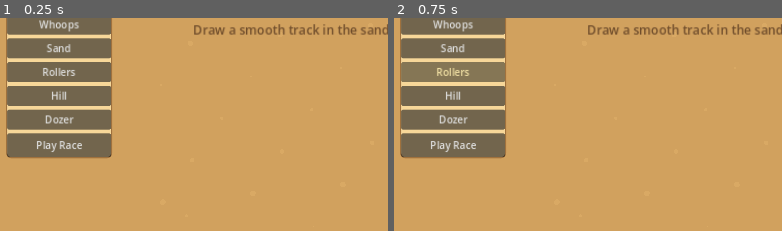
Above: before the commit, frames 1-2 (left to right).
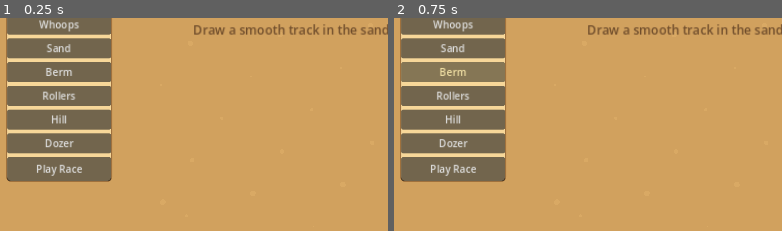
Above: after the commit, the same moments.

Repository: BuiltByLegacy/Sandbox-Moto
Game: Godot game, scene res://scenes/Main.tscn
Same seed, same stepped clock (60 frames per second), same inputs: the game is played once before the commit and once after it.
Inputs (mouse positions are % of the whole screen's width and height, from its top left):
- Up to frame 1 (0.25 s): no input
- Up to frame 2 (0.75 s): click (8, 58) at 0.5 s, where only the run after the commit has a clickable "Berm"
The pictures show only the part of the screen within x 0-50%, y 46-96%; the shares and areas given below are measured in that part.

The runs differ from the first frame. In frame 1, 4.6% of the frame differs, in the area x 1-29%, y 23-77%; in frame 2, 4.6%.

Commit message:
feat: implement first playable prototype loop

Diff:
--- a/scripts/MainGame.gd
+++ b/scripts/MainGame.gd
@@ -29,7 +29,7 @@
 func _on_race_requested() -> void:
 	if race_running:
 		return
-	var path: Array[Vector2] = track_builder.get_track_path()
+	var path: Array[Vector2] = track_builder.get_race_path()
 	if path.size() < 2:
 		feedback_system.show_feedback(["The toy bikes need a smooth track first."])
 		return
@@ -71,6 +71,7 @@
 		messages.append("The triple is waiting for a brave toy rider.")
 	if messages.is_empty():
 		messages.append("The little moto felt smooth and fast.")
+	messages.append("One more race?")
 
 	feedback_system.show_feedback(messages)
 	track_builder.set_build_enabled(true)
--- a/scripts/Obstacle.gd
+++ b/scripts/Obstacle.gd
@@ -8,6 +8,7 @@
 	"tabletop": Color(0.55, 0.36, 0.22),
 	"whoops": Color(0.76, 0.54, 0.28),
 	"sand": Color(0.92, 0.76, 0.47, 0.9),
+	"berm": Color(0.64, 0.40, 0.20),
 	"rollers": Color(0.70, 0.48, 0.25),
 	"hill": Color(0.50, 0.38, 0.20),
 	"dozer": Color(0.92, 0.70, 0.18)
@@ -20,6 +21,7 @@
 	"tabletop": "Table",
 	"whoops": "Whoops",
 	"sand": "Sand",
+	"berm": "Berm",
 	"rollers": "Rollers",
 	"hill": "Hill",
 	"dozer": "Dozer"
@@ -46,6 +48,8 @@
 			return 0.58
 		"sand":
 			return 0.62
+		"berm":
+			return 0.35
 		"rollers":
 			return 0.42
 		"hill":
@@ -59,6 +63,8 @@
 			return "whoop_skill"
 		"sand":
 			return "sand_skill"
+		"berm":
+			return "roller_skill"
 		"rollers":
 			return "roller_skill"
 		"hill":
@@ -84,6 +90,9 @@
 			draw_rect(Rect2(Vector2(-42, -24), Vector2(84, 48)), color, true)
 			for i in range(7):
 				draw_circle(Vector2(-32 + i * 11, -4 + (i % 2) * 10), 3, Color(0.98, 0.84, 0.55, 0.8))
+		"berm":
+			draw_arc(Vector2.ZERO, 34, PI * 0.15, PI * 1.15, 28, color, 14.0)
+			draw_arc(Vector2.ZERO, 20, PI * 0.15, PI * 1.15, 24, Color(0.88, 0.62, 0.33, 0.55), 4.0)
 		"dozer":
 			draw_rect(Rect2(Vector2(-24, -16), Vector2(48, 32)), color, true)
 			draw_rect(Rect2(Vector2(18, -24), Vector2(16, 48)), Color(0.55, 0.42, 0.24), true)
--- a/scripts/ToolPanel.gd
+++ b/scripts/ToolPanel.gd
@@ -14,6 +14,7 @@
 	{"label": "Tabletop", "tool": "tabletop"},
 	{"label": "Whoops", "tool": "whoops"},
 	{"label": "Sand", "tool": "sand"},
+	{"label": "Berm", "tool": "berm"},
 	{"label": "Rollers", "tool": "rollers"},
 	{"label": "Hill", "tool": "hill"},
 	{"label": "Dozer", "tool": "dozer"},
--- a/scripts/ToyRider.gd
+++ b/scripts/ToyRider.gd
@@ -113,7 +113,10 @@
 	else:
 		if confidence > difficulty:
 			speed += 8.0
-			feedback.append(_color_name() + " bike loved the " + obstacle.obstacle_type + ".")
+			if obstacle.obstacle_type == "berm":
+				feedback.append(_color_name() + " bike loved that berm.")
+			else:
+				feedback.append(_color_name() + " bike loved the " + obstacle.obstacle_type + ".")
 		else:
 			speed *= 0.62
 			if obstacle.obstacle_type == "sand":
--- a/scripts/TrackBuilder.gd
+++ b/scripts/TrackBuilder.gd
@@ -30,6 +30,25 @@
 	if smoothed_points.size() >= 2:
 		return smoothed_points.duplicate()
 	return track_points.duplicate()
+
+func get_race_path() -> Array[Vector2]:
+	var path := get_track_path()
+	if path.size() < 2:
+		return path
+	if not has_start:
+		return path
+
+	var start_index := _nearest_path_index(path, start_position)
+	var ordered_path := path.slice(start_index)
+	if start_index > 0:
+		ordered_path.append_array(path.slice(0, start_index + 1))
+
+	if has_finish and ordered_path.size() > 2:
+		var finish_index := _nearest_path_index(ordered_path, finish_position)
+		if finish_index > 1:
+			ordered_path = ordered_path.slice(0, finish_index + 1)
+
+	return ordered_path
 
 func get_obstacles() -> Array:
 	return obstacles.duplicate()
@@ -76,7 +95,7 @@
 			track_changed.emit()
 			queue_redraw()
 		_:
-			if active_tool in ["single", "double", "triple", "tabletop", "whoops", "sand", "rollers", "hill", "dozer"]:
+			if active_tool in ["single", "double", "triple", "tabletop", "whoops", "sand", "berm", "rollers", "hill", "dozer"]:
 				_add_obstacle(active_tool, mouse_pos)
 
 func _add_obstacle(obstacle_type: String, pos: Vector2) -> void:
@@ -108,6 +127,16 @@
 	var t2 := t * t
 	var t3 := t2 * t
 	return 0.5 * ((2.0 * p1) + (-p0 + p2) * t + (2.0 * p0 - 5.0 * p1 + 4.0 * p2 - p3) * t2 + (-p0 + 3.0 * p1 - 3.0 * p2 + p3) * t3)
+
+func _nearest_path_index(path: Array[Vector2], target: Vector2) -> int:
+	var best_index := 0
+	var best_distance := INF
+	for i in range(path.size()):
+		var distance := path[i].distance_squared_to(target)
+		if distance < best_distance:
+			best_distance = distance
+			best_index = i
+	return best_index
 
 func _draw() -> void:
 	_draw_sand_texture()
Not shown, added: docs/FIRST_PLAYABLE_PROTOTYPE.md
